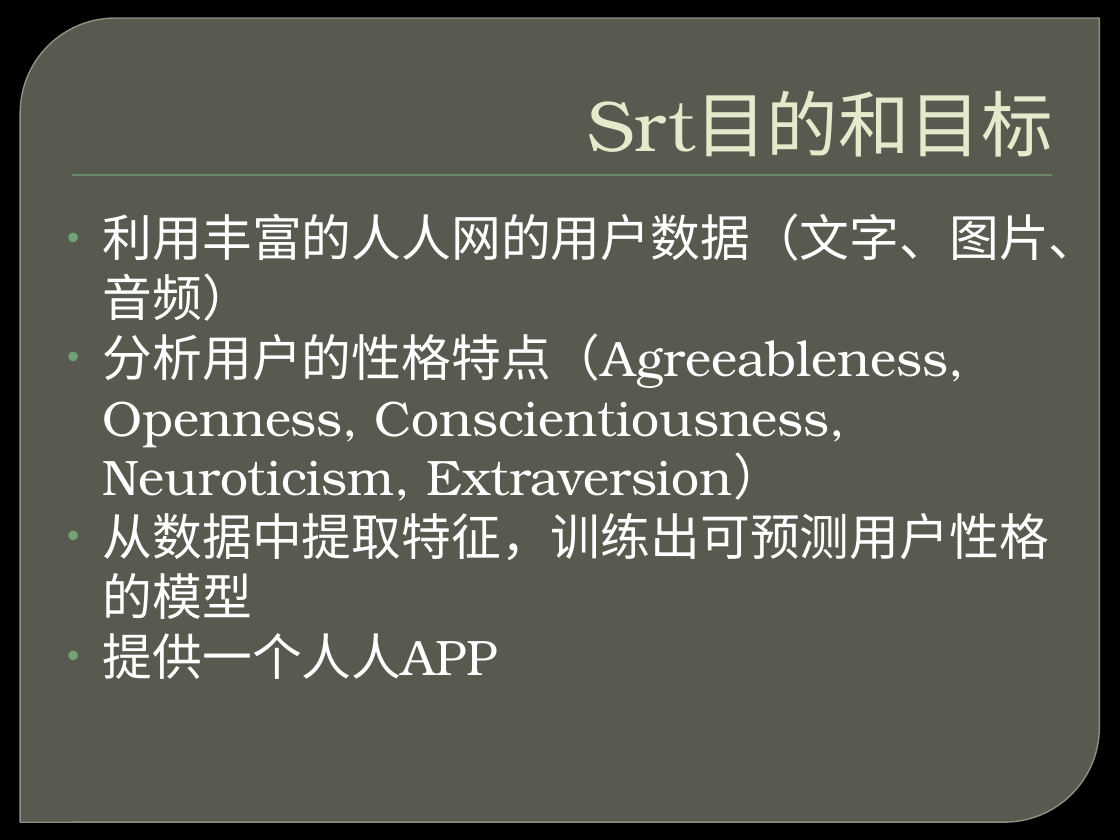
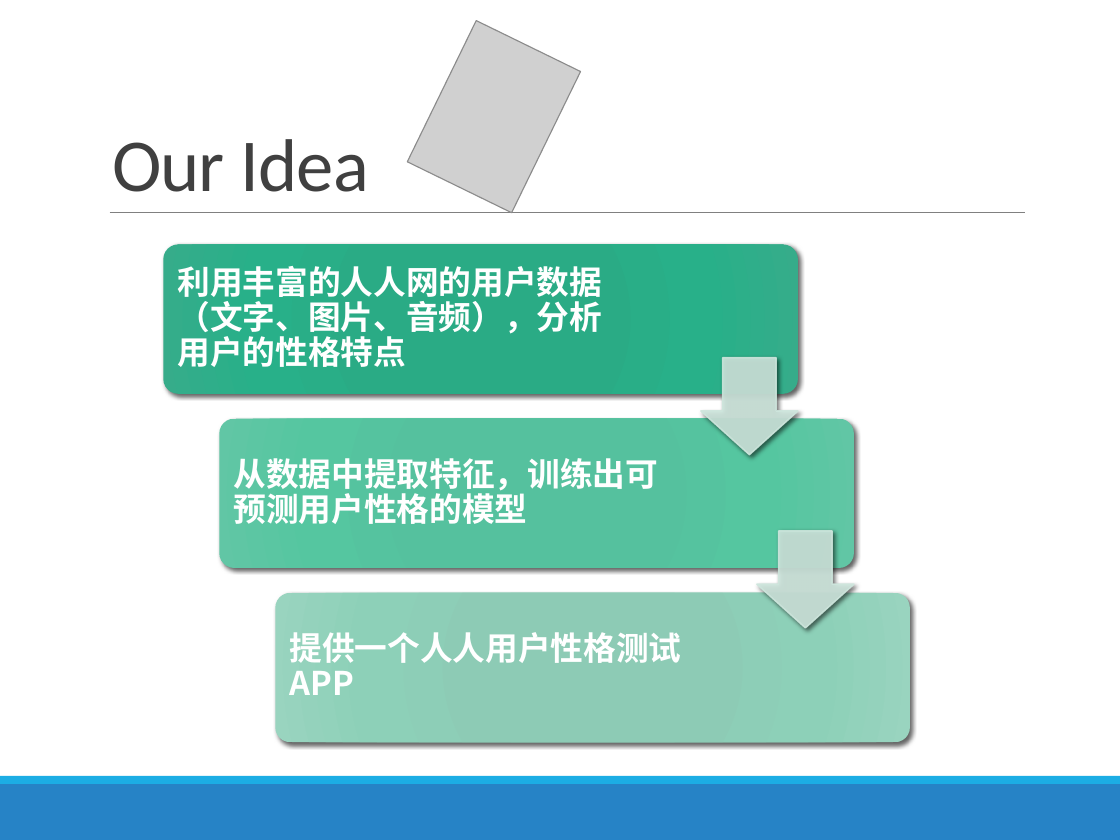
Before and after one commit to east-before-dawn/srt, a slide deck: slide 6 of slides.pptx (slide 2 before the commit). Drawn at 1120x840 pixels with LibreOffice and Linux fonts; fonts in the diff are those of the drawing; grey boxes stand for pictures; background and template pictures are left out. Boxes give left, top, right and bottom in pixels: in the first picture for what was removed or moved away, otherwise in the second. Text is boxed around its words. In the diff, an @@ line names an element or a change of style, - is before the commit and + after.

```diff
--- a/slides.pptx
+++ b/slides.pptx
@@ background picture (left out) to #FFFFFF @@
@@ round diag rect removed at box(20, 18, 1100, 822) @@
@@ picture added at box(407, 20, 581, 212) @@
@@ title at box(112, 139, 369, 192): text changed; size 46 to 48 pt; font TeX Gyre Bonum to Calibri; text colour #E7EACB to #404040 @@
-Srt目的和目标
+Our Idea
@@ rectangle removed at box(72, 175, 1052, 176) @@
@@ text removed at box(103, 213, 1099, 679) @@
-• 利用丰富的人人网的用户数据（文字、图片、音频）
-• 分析用户的性格特点（Agreeableness, Openness, Conscientiousness, Neuroticism, Extraversion）
-• 从数据中提取特征，训练出可预测用户性格的模型
-• 提供一个人人APP
@@ line added from (110, 213) to (1025, 213), #808080 0.5 pt @@
@@ group added at box(164, 244, 911, 741): 3 rounded rectangles, 3 texts, 2 down arrows @@
+利用丰富的人人网的用户数据（文字、图片、音频），分析用户的性格特点
+从数据中提取特征，训练出可预测用户性格的模型
+提供一个人人用户性格测试APP
@@ rectangle added at box(0, 776, 1120, 784), fill #1CADE4 @@
@@ rectangle added at box(0, 784, 1120, 840), fill #2683C6 @@
```
Also in this commit, not shown: 12 other slides changed, 10 slides added, 5 slides removed.
